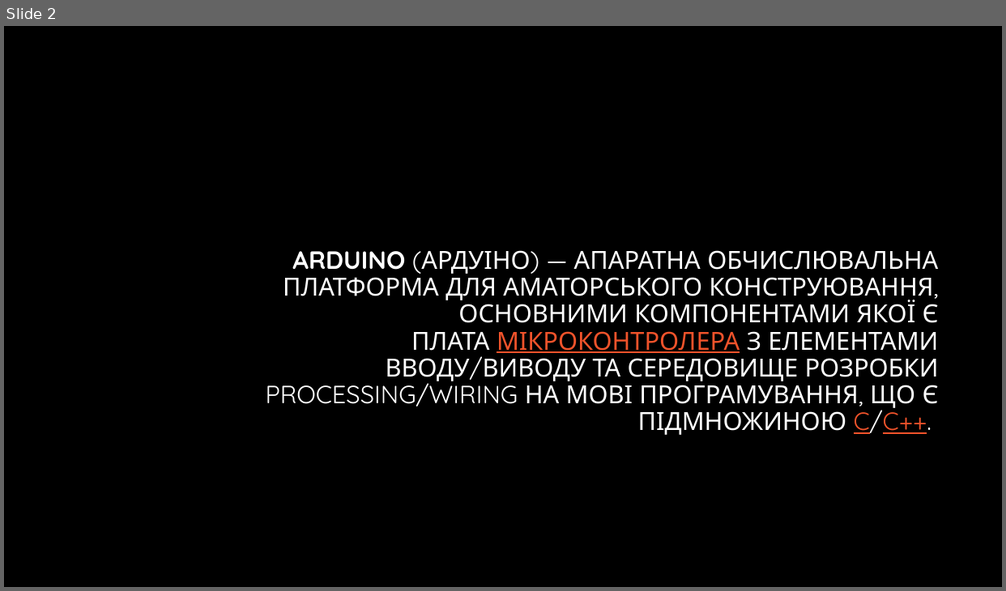
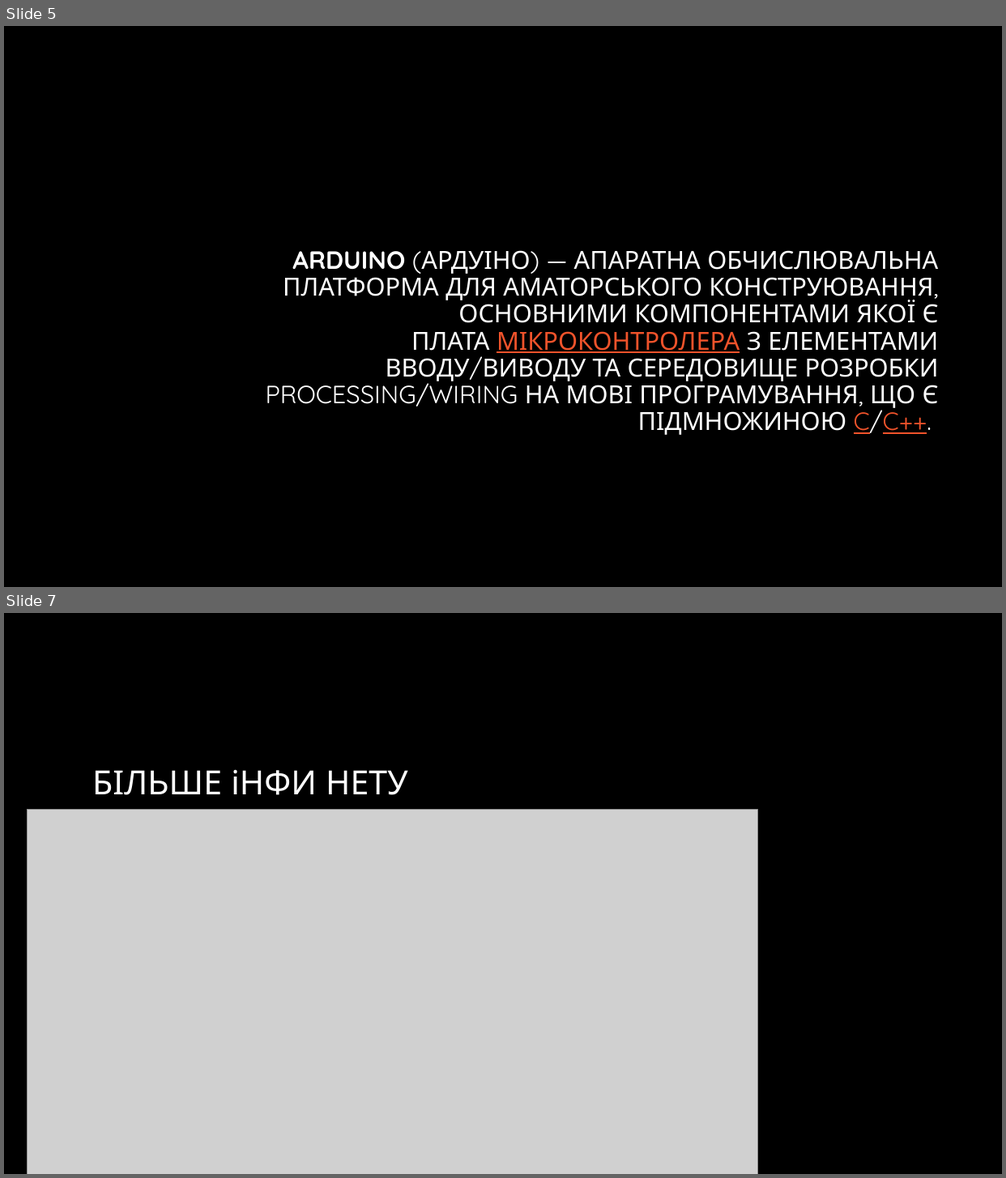
Before and after one commit to Balitsky/think_global, a slide deck: 4-6B/kasparov/ардуино.pptx. Shown one above the other, each under a label of ours: slide 2 before the commit, slides 5 and 7 after it; the slides between them are not shown. The pictures are 1006x591 and 1006x1178 pixels, drawn with LibreOffice and Linux fonts; fonts in the diff are those of the drawing; grey boxes stand for pictures; background and template pictures are left out. Boxes give left, top, right and bottom in pixels: in the first picture for what was removed or moved away, otherwise in the second. Text is boxed around its words. In the diff, an @@ line names an element or a change of style, - is before the commit and + after.

```diff
--- a/4-6B/kasparov/ардуино.pptx
+++ b/4-6B/kasparov/ардуино.pptx
@@ slide 7 added at box(4, 613, 1002, 1174), background #000000 @@
@@ title added at box(92, 769, 408, 795), 32 pt, text #FFFFFF @@
+БІЛЬШЕ іНФИ НЕТУ
@@ picture added at box(27, 809, 758, 1174) @@
@@ what was slide 2 is now slide 5 @@
```
Also in this commit, not shown: 2 slides changed, 4 other slides added, 2 slides removed, 15 other files.
